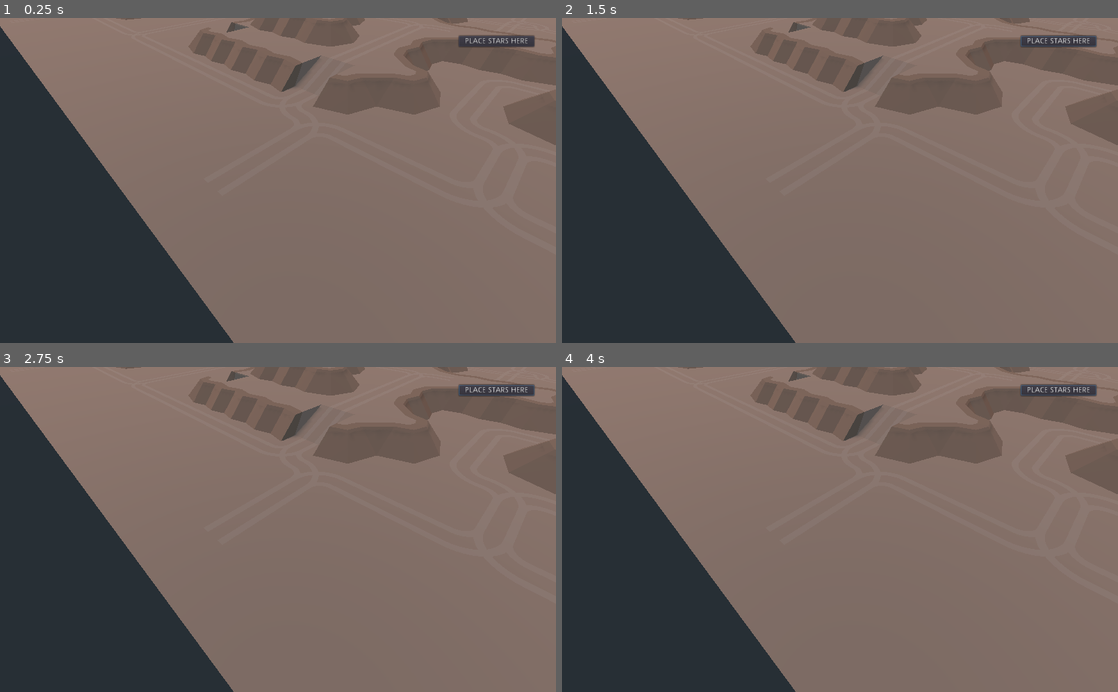
Above: before the commit, frames 1-4 (two rows, left to right).
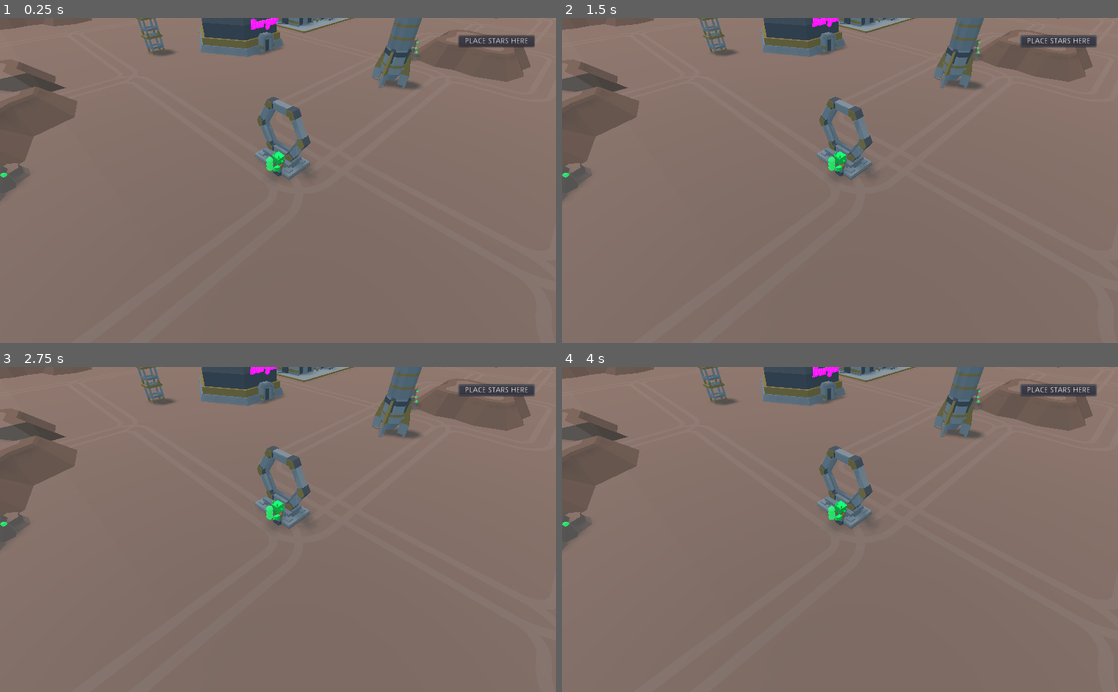
Above: after the commit, the same moments.

Repository: GameDrivenDesign/crusaders-guide-to-die-ning
Game: Godot game, scene res://game/game.tscn
Two runs of this game, one before a commit and one after it. Both use one fixed random seed, a clock stepped at 60 frames per second and the inputs below.
Inputs (mouse positions are in pixels of both pictures, inside the frame that each line leads up to):
- Up to frame 1 (0.25 s): no input
- Up to frame 2 (1.5 s): click "PLACE STARS HERE" at 0.5 s; tap Enter (ui_accept) at 1.25 s; move the mouse to (962, 164) at 1.27 s; hold Right (ui_right) from 1.28 s (still down); click (962, 164) at 1.35 s
- Up to frame 3 (2.75 s): tap Enter (ui_accept) at 1.52, 2, 2.27 s; move the mouse to (166, 545) at 2.02 s; release Right (ui_right) at 2.03 s; hold Down (ui_down) from 2.03 s (still down); click (166, 545) at 2.1 s
- Up to frame 4 (4 s): move the mouse to (895, 458) at 2.77 s; release Down (ui_down) at 2.78 s; hold Right (ui_right) 2.78-3.53 s; click (895, 458) at 2.85 s; move the mouse to (812, 594) at 3.52 s; hold Up (ui_up) from 3.53 s (still down); click (812, 594) at 3.6 s; tap Enter (ui_accept) at 3.77 s

The runs differ from the first frame. In frame 1, 31% of the frame differs, in the area x 0-100%, y 0-100%; in frame 2, 31%; in frame 3, 31%; in frame 4, 31%.
Error in both runs: Assertion failed. (res://addons/multiplayer/NetworkGame.gd:84)

Commit message:
make alien go down

Diff:
--- a/alien/alien.gd
+++ b/alien/alien.gd
@@ -64,7 +64,7 @@
 func _ready():
 	global_transform.origin = $"../SpawnPoint".global_transform.origin
 
-func _process(delta):
+func _physics_process(delta):
 	var new_status = "Idle"
 	if is_carrying():
 		new_status = "IdleCarrying"
@@ -84,7 +84,7 @@
 		new_direction += Vector3(-1,0,1)
 	if moving == true:
 		direction = new_direction.normalized()
-		move_and_slide(direction * speed)
+		move_and_slide(Vector3(direction.x, -0.5, direction.z) * speed)
 		look_at(direction + global_transform.origin, Vector3.UP)
 		if not is_carrying():
 			new_status = "Walking"
